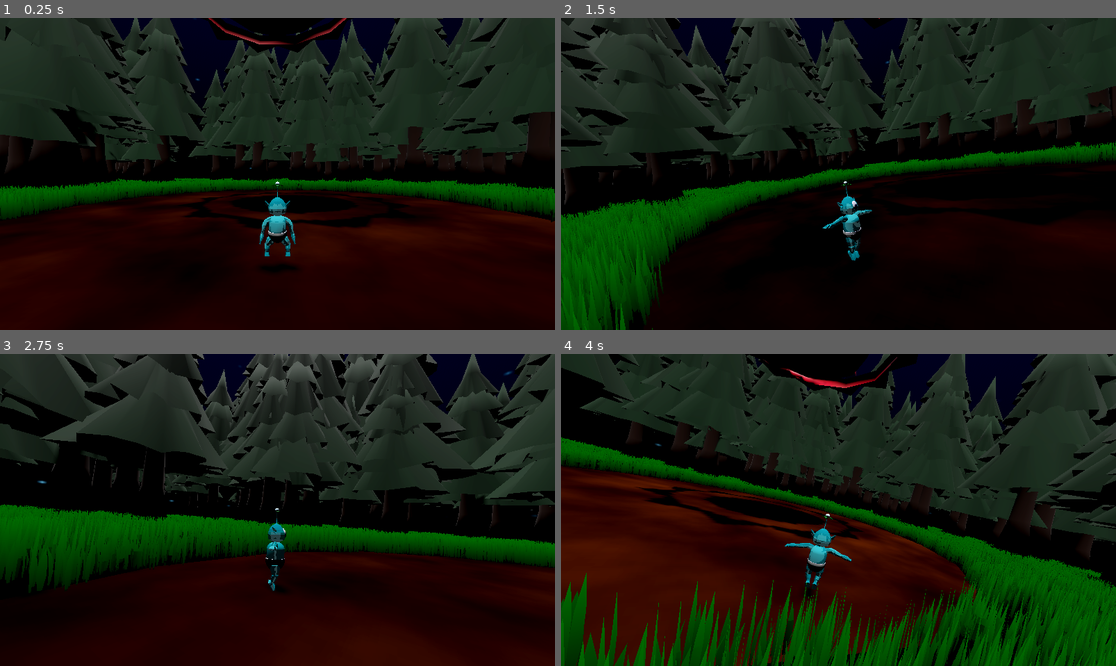
Above: before the commit, frames 1-4 (two rows, left to right).
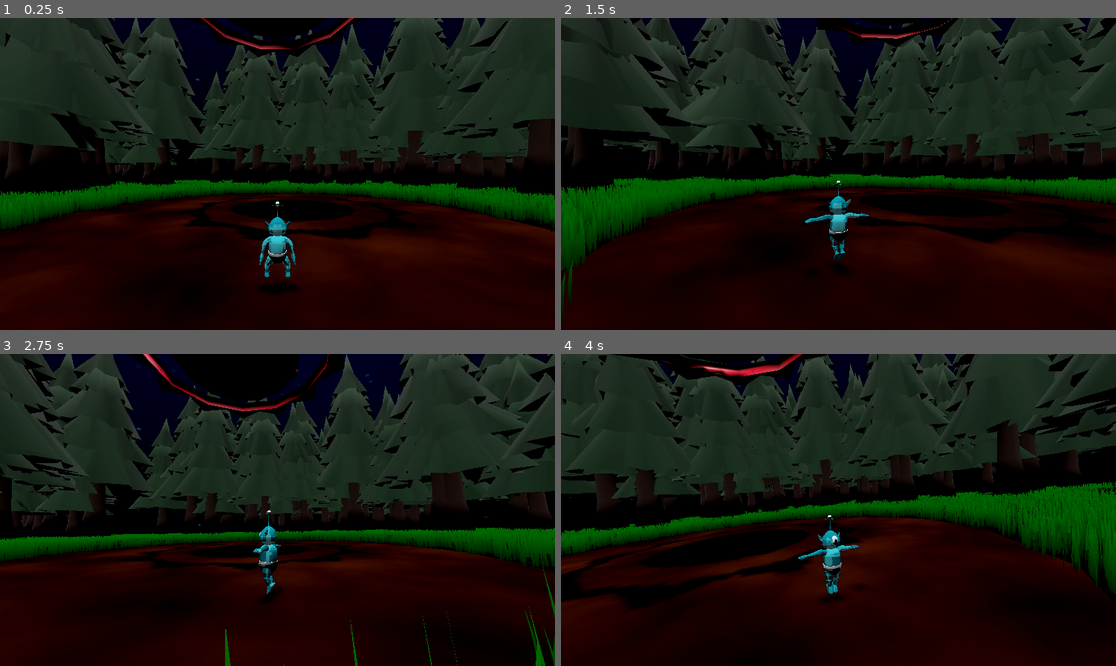
Above: after the commit, the same moments.

Repository: Mushroom-Queen/AlienBaby
Game: Godot game, scene res://level.tscn
The game is run twice, just before and just after one commit, with the same random seed, the same clock (stepped at 60 frames per second) and the same inputs.
Inputs (mouse positions are in pixels of both pictures, inside the frame that each line leads up to):
- Up to frame 1 (0.25 s): no input
- Up to frame 2 (1.5 s): tap Enter (ui_accept) at 0.5, 0.77 s; move the mouse to (866, 174) at 0.52 s; hold Middle mouse button (spin) 0.53-1.28 s; hold W (forward) from 0.53 s (still down); tap Space (roll) at 0.6 s; move the mouse to (810, 174) at 1.27 s; tap Middle mouse button (spin) at 1.35 s
- Up to frame 3 (2.75 s): keep holding W (forward); tap Enter (ui_accept) at 1.52 s; tap Space (roll) at 1.55 s; move the mouse to (288, 503) at 2.02 s; hold Middle mouse button (spin) from 2.03 s (still down); click (288, 503) at 2.1 s
- Up to frame 4 (4 s): keep holding W (forward); move the mouse to (832, 516) at 2.77 s; release Middle mouse button (spin) at 2.78 s; tap Space (roll) at 2.85 s; tap Enter (ui_accept) at 3.02, 3.77 s; move the mouse to (877, 513) at 3.52 s; hold Middle mouse button (spin) from 3.53 s (still down)

The runs differ from the first frame. In frame 1, 15% of the frame differs, in the area x 0-100%, y 0-88%; in frame 2, 38%; in frame 3, 41%; in frame 4, 67%, in the area x 0-100%, y 0-100%.

Commit message:
fixed player attacks and effects, resized the ships belly weak spot

Diff:
--- a/level.tscn
+++ b/level.tscn
@@ -73,7 +73,7 @@
 [node name="ground" type="StaticBody3D" parent="."]
 
 [node name="CollisionShape3D" type="CollisionShape3D" parent="ground"]
-transform = Transform3D(1, 0, 0, 0, 1, 0, 0, 0, 1, 0, -0.505, 0)
+transform = Transform3D(1, 0, 0, 0, 1, 0, 0, 0, 1, 0, -0.545, 0)
 shape = SubResource("BoxShape3D_kr0ry")
 
 [node name="ship" parent="." instance=ExtResource("5_s7o6r")]
--- a/player.gd
+++ b/player.gd
@@ -29,15 +29,17 @@
 const MIN_ZOOM = .1
 const MAX_ZOOM = 1
 const MAX_DIZZINESS = 2.5
-const SPIN_DIZZ_COST = 1.5
+const SPIN_DIZZ_COST = 0.0
+const POST_SPIN_DIZZ_COST = 2.5
 const SPIN_DIZZ_RESET_SPEED = 0.6
 const DIZZY_SWAY_SPEED = 2.0
 const DIZZY_SWAY_INTENSITY = 0.2
 const DIZZY_POSITION_INTENSITY = 0.05
 const LERP_VAL = .15
-const SPIN_POWER = 20.0
+const SPIN_POWER = 40.0
 const SPIN_ANGULAR_DAMP = 1.0
-const MAX_ANGULAR_VELOCITY = 20.0
+const MAX_ANGULAR_VELOCITY = 40.0
+const SPIN_RESET_TIME = 2.0
 
 enum ActionState {IDLE, WALK, ROLL, ATTACK, SPIN}
 
@@ -54,6 +56,8 @@
 var dizzy_time = 0.0
 var camera_original_position: Vector3
 var camera_original_rotation: Vector3
+var spin_count = 0
+var spin_timeout = 0.0
 
 func _ready():
 	lock_rotation = true
@@ -63,6 +67,8 @@
 	angular_damp = 0.0
 	can_sleep = false
 	animation_tree.active = true
+	spring_arm_pivot.top_level = true
+	spring_arm_pivot.position.y = -0.5
 
 	spring_arm.add_excluded_object(self)
 	Input.set_mouse_mode(Input.MOUSE_MODE_CAPTURED)
@@ -80,6 +86,8 @@
 		leaf4.visible = life >= 1
 
 func update_camera(delta: float) -> void:
+	spring_arm_pivot.global_position = global_position + Vector3(0, -0.5, 0)
+
 	dizzy_time += delta * DIZZY_SWAY_SPEED * (1.0 + dizziness * 0.5)
 
 	var offset = Vector3.ZERO
@@ -110,7 +118,7 @@
 
 	if Input.is_action_just_pressed("roll") and action_state not in [ActionState.ATTACK, ActionState.SPIN]:
 		var input_dir := Input.get_vector("left", "right", "forward", "back")
-		roll_direction = (transform.basis * Vector3(input_dir.x, 0, input_dir.y)).normalized()
+		roll_direction = Vector3(input_dir.x, 0, input_dir.y).normalized()
 		roll_direction = roll_direction.rotated(Vector3.UP, spring_arm_pivot.rotation.y)
 
 		if roll_direction.length() > 0.1:
@@ -147,12 +155,20 @@
 	if action_state == ActionState.ROLL and !is_rolling:
 		action_state = ActionState.IDLE
 		mesh.rotation = Vector3(0, -PI, 0)
-	elif prev_is_spinning and !is_spinning:
+	elif prev_is_spinning and !is_spinning:  # When spin ends
+		spin_count += 1
+		if spin_count >= 2:
+			dizziness = min(dizziness + POST_SPIN_DIZZ_COST, MAX_DIZZINESS)
+			spin_count = 0
 		action_state = ActionState.IDLE
 		mesh.rotation = Vector3(0, -PI, 0)
+		mesh.position = initial_mesh_position
+		lock_rotation = true
+		angular_damp = SPIN_ANGULAR_DAMP
+		transform.basis = Basis.IDENTITY.rotated(Vector3.UP, PI)
+		state.angular_velocity = Vector3.ZERO
 
 	if dizziness > 0:
-		leaf_piv.rotate_y(state.step * dizziness * 5)
 		dizziness -= SPIN_DIZZ_RESET_SPEED * state.step
 		dizziness = max(dizziness, 0)
 		transform.basis = transform.basis.rotated(Vector3.FORWARD, -transform.basis.get_euler().x * 0.1)
@@ -165,24 +181,26 @@
 				is_spinning = true
 				lock_rotation = false
 				transform.basis = Basis.IDENTITY
+				mesh.position.y += 0.15
+				spin_timeout = SPIN_RESET_TIME
 			if not animation_tree.get("parameters/spin/active"):
-				dizziness += SPIN_DIZZ_COST
 				animation_tree.set("parameters/spin/request", true)
 				state.angular_velocity = Vector3(0, SPIN_POWER, 0)
-	elif action_state != ActionState.SPIN and not lock_rotation:
-		lock_rotation = true
-		angular_damp = SPIN_ANGULAR_DAMP
-		spring_arm_pivot.rotation.y = -transform.basis.get_euler().y
-		transform.basis = Basis.IDENTITY.rotated(Vector3.UP, PI)
-		state.angular_velocity = Vector3.ZERO
+
+	# Reset spin count after timeout
+	if spin_timeout > 0:
+		spin_timeout -= state.step
+		if spin_timeout <= 0:
+			spin_count = 0
 
 	if not lock_rotation:
 		state.angular_velocity.x = 0
 		state.angular_velocity.z = 0
 
 	var input_dir := Input.get_vector("left", "right", "forward", "back")
-	var direction = (transform.basis * Vector3(input_dir.x, 0, input_dir.y)).normalized()
-	direction = direction.rotated(Vector3.UP, spring_arm_pivot.rotation.y)
+	var direction = Vector3(input_dir.x, 0, input_dir.y).normalized()
+	if not is_spinning:
+		direction = direction.rotated(Vector3.UP, spring_arm_pivot.rotation.y)
 
 	if action_state == ActionState.ATTACK:
 		var lerp_to_1 = lerpf(animation_tree.get("parameters/shooting/blend_amount"), 1.0, state.step * 20)
@@ -224,7 +242,9 @@
 	print("Action State:", ActionState.keys()[action_state],
 		  " Velocity:", current_velocity.length(),
 		  " Speed:", current_velocity.length() / MAX_VELOCITY,
-		  " Angular Velocity:", state.angular_velocity.y)
+		  " Angular Velocity:", state.angular_velocity.y,
+		  " Spin Count:", spin_count,
+		  " Spin Timeout:", spin_timeout)
 
 	animation_tree.set("parameters/walk/blend_position", current_velocity.length() / MAX_VELOCITY)
 
--- a/player.tscn
+++ b/player.tscn
@@ -95,39 +95,39 @@
 
 [node name="Skeleton3D" parent="player/Armature" index="0"]
 transform = Transform3D(-1, 0, -8.74228e-08, 0, 1, 0, 8.74228e-08, 0, -1, 0, 0, 0)
-bones/0/position = Vector3(0, 0.165255, 0)
-bones/0/rotation = Quaternion(0, -0.0480232, 0, 0.998846)
-bones/1/rotation = Quaternion(-0.000340507, 1.83012e-05, -0.0335211, 0.999438)
+bones/0/position = Vector3(0, 0.155405, 0)
+bones/0/rotation = Quaternion(0, 0.014187, 0, 0.999899)
+bones/1/rotation = Quaternion(-0.000340994, 3.24957e-06, 0.0106364, 0.999943)
 bones/2/rotation = Quaternion(0.000340939, -6.91616e-06, -0.000231822, 1)
 bones/3/rotation = Quaternion(3.64557e-23, -1.59801e-22, 5.49072e-12, 1)
 bones/5/position = Vector3(0.0642403, 0.216765, 1.53161e-08)
-bones/5/rotation = Quaternion(0.640946, 0.201216, -0.677873, 0.298645)
+bones/5/rotation = Quaternion(0.666465, 0.264835, -0.655639, 0.236271)
 bones/6/rotation = Quaternion(0.287239, -1.65125e-07, -1.36703e-07, 0.957859)
 bones/7/position = Vector3(0.0559364, 0.0181487, -0.000727577)
-bones/7/rotation = Quaternion(0.0963244, 0.0912008, 0.965177, -0.225472)
+bones/7/rotation = Quaternion(0.0172489, 0.252075, 0.923361, -0.289077)
 bones/7/scale = Vector3(1, 1, 1)
-bones/8/rotation = Quaternion(-0.189824, 0.0757339, -0.13732, 0.969213)
+bones/8/rotation = Quaternion(-0.370632, 0.0692735, -0.268117, 0.886536)
 bones/8/scale = Vector3(1, 1, 1)
-bones/9/rotation = Quaternion(0.655282, -0.0450494, -0.0684665, 0.750925)
+bones/9/rotation = Quaternion(0.686517, -0.00753565, -0.0198336, 0.726804)
 bones/9/scale = Vector3(1, 1, 1)
 bones/10/position = Vector3(-0.0642403, 0.216765, -1.53161e-08)
-bones/10/rotation = Quaternion(0.677032, -0.295981, 0.64218, 0.204029)
+bones/10/rotation = Quaternion(0.654466, -0.233332, 0.6675, 0.267721)
 bones/11/rotation = Quaternion(0.287239, 1.63435e-07, 1.31067e-07, 0.957859)
 bones/11/scale = Vector3(1, 1, 1)
 bones/12/position = Vector3(-0.0562189, 0.0170301, 0.00171231)
-bones/12/rotation = Quaternion(0.0131474, 0.261352, 0.933277, 0.246002)
+bones/12/rotation = Quaternion(-0.0502887, 0.180244, 0.940408, 0.28393)
 bones/12/scale = Vector3(1, 1, 1)
-bones/13/rotation = Quaternion(-0.302313, -0.0787017, 0.219381, 0.924276)
+bones/13/rotation = Quaternion(-0.339946, -0.0769958, 0.246691, 0.904241)
 bones/13/scale = Vector3(1, 1, 1)
-bones/14/rotation = Quaternion(0.6336, 0.043852, 0.0261062, 0.771976)
+bones/14/rotation = Quaternion(0.709141, 0.00590969, 0.0283596, 0.704471)
 bones/14/scale = Vector3(1, 1, 1)
 bones/15/position = Vector3(0.102575, 0.112612, 0.259392)
 bones/15/scale = Vector3(1, 1, 1)
-bones/16/position = Vector3(0.104547, 0.0330512, 0.00454577)
+bones/16/position = Vector3(0.104547, 0.0379239, 0.0126879)
 bones/16/rotation = Quaternion(-0.00875622, 0.70983, -0.704263, 0.00882544)
 bones/17/position = Vector3(-0.102575, 0.112612, 0.259392)
 bones/17/scale = Vector3(1, 1, 1)
-bones/18/position = Vector3(-0.104547, 0.0416811, 0.0231547)
+bones/18/position = Vector3(-0.104547, 0.0327728, 0.00410445)
 bones/18/rotation = Quaternion(0.00875622, 0.70983, -0.704263, -0.00882544)
 
 [node name="body" parent="player/Armature/Skeleton3D" index="0"]
@@ -179,7 +179,7 @@
 material_override = ExtResource("3_l1lie")
 
 [node name="leafs" type="BoneAttachment3D" parent="player/Armature/Skeleton3D" index="20"]
-transform = Transform3D(0.993121, 0.0671559, -0.0959222, -0.0674671, 0.997721, -9.32779e-07, 0.0957036, 0.00647251, 0.995389, 0.0186888, 0.692895, 0.00168819)
+transform = Transform3D(0.999381, -0.0207997, 0.0283848, 0.020808, 0.999783, 2.87856e-07, -0.0283787, 0.000590345, 0.999597, -0.00588817, 0.683614, 5.45564e-05)
 bone_name = "leafs"
 bone_idx = 4
 
@@ -200,12 +200,12 @@
 transform = Transform3D(1.49012e-08, -3.52156e-09, -1, 0, 1, -2.32831e-10, 1, 0, 1.11759e-08, 0, 0, 0)
 
 [node name="left_arm" type="BoneAttachment3D" parent="player/Armature/Skeleton3D" index="21"]
-transform = Transform3D(0.0948939, 0.126813, -0.987377, -0.14695, -0.979202, -0.139886, -0.984582, 0.15837, -0.0742851, 0.124418, 0.313029, 0.0222885)
+transform = Transform3D(-0.0283451, 0.140151, -0.989724, 0.0431887, -0.989026, -0.141289, -0.998665, -0.0467498, 0.021981, 0.125846, 0.302487, -0.00658537)
 bone_name = "lowerarm.l"
 bone_idx = 6
 
 [node name="right_arm" type="BoneAttachment3D" parent="player/Armature/Skeleton3D" index="22"]
-transform = Transform3D(-0.0950086, -0.127593, 0.987265, -0.13873, -0.980377, -0.140054, 0.985762, -0.15027, 0.0754433, -0.124473, 0.312946, -0.0217178)
+transform = Transform3D(0.0283319, -0.139904, 0.98976, 0.051992, -0.988611, -0.14123, 0.998246, 0.0554608, -0.0207355, -0.125829, 0.302516, 0.00719913)
 bone_name = "lowerarm.r"
 bone_idx = 11
 
--- a/under_grass.tres
+++ b/under_grass.tres
@@ -26,7 +26,6 @@
 
 }
 "
-graph_offset = Vector2(-246.78, 32.8343)
 nodes/fragment/0/position = Vector2(860, 20)
 nodes/fragment/7/node = SubResource("VisualShaderNodeColorParameter_dkkah")
 nodes/fragment/7/position = Vector2(220, 0)
Binary file changed: enemy_boss_ship.glb
Not shown: 1 places in player.tscn that only renumber resources
Binary file changed: ship_laser.glb
Not shown, changed: blender/enemy_boss_ship.blend
